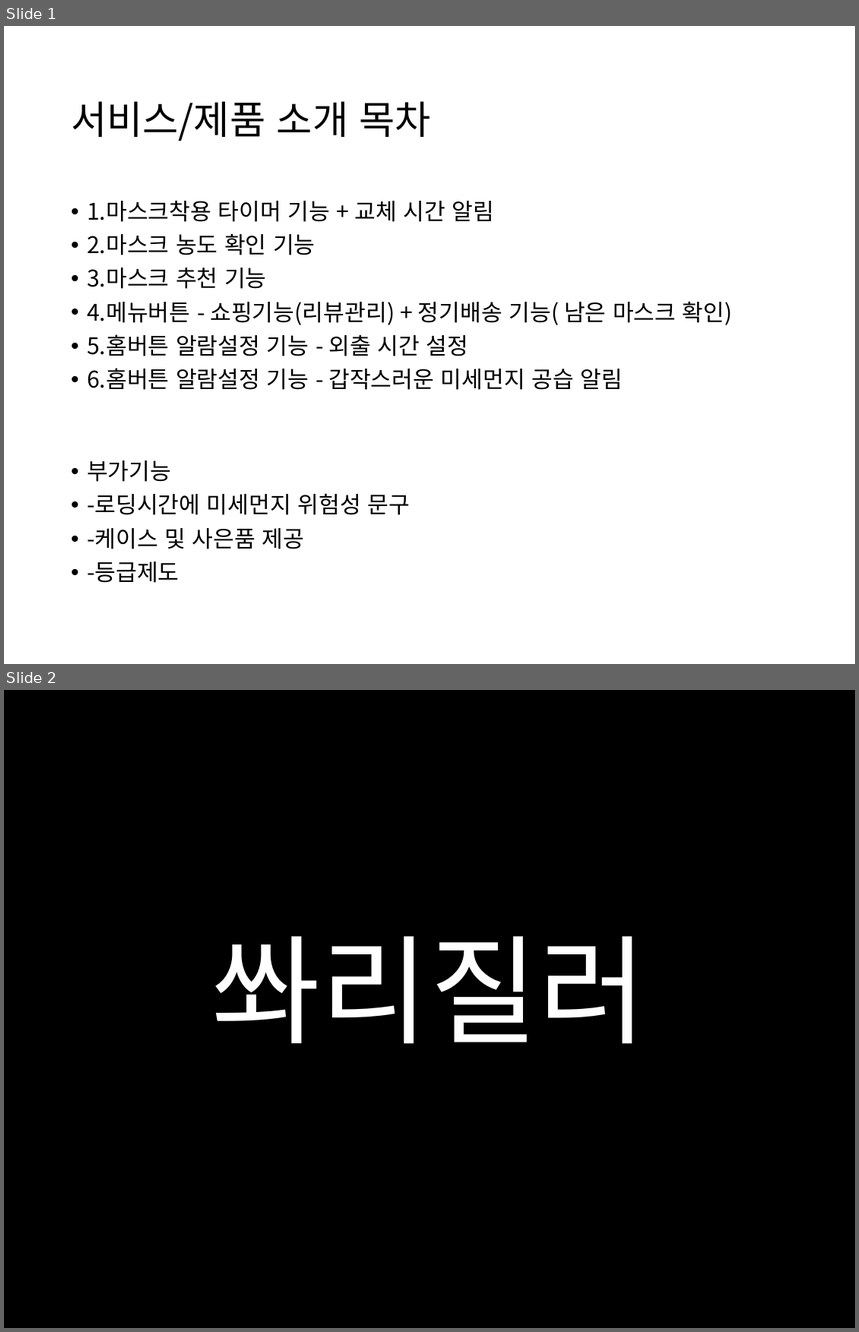
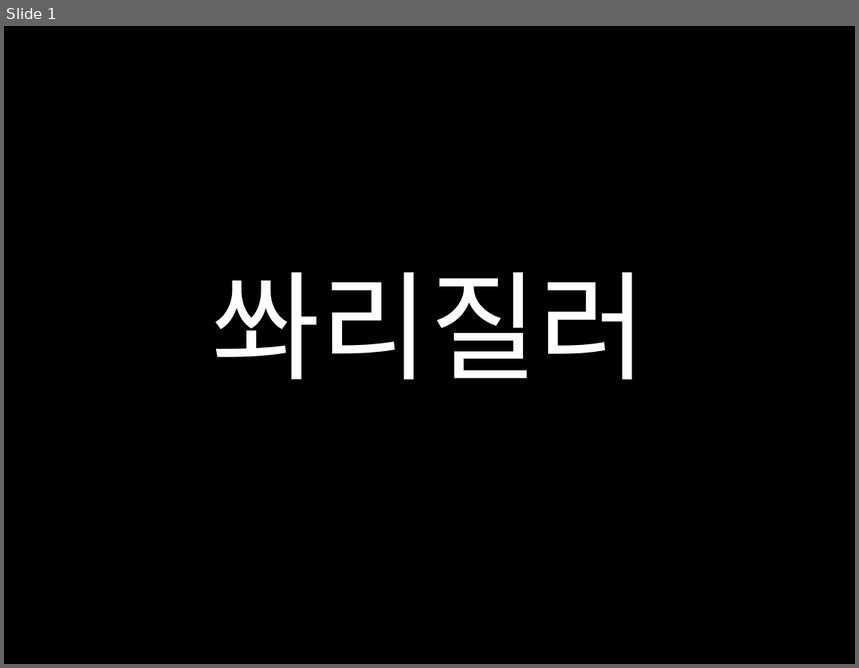
Before and after one commit to pasongsj/ideatone, a slide deck: ideatoneppt.pptx. Shown one above the other, each under a label of ours: slides 1 and 2 before the commit, slide 1 after it. The pictures are 859x1332 and 859x668 pixels, drawn with LibreOffice and Linux fonts; fonts in the diff are those of the drawing; background and template pictures are left out. Boxes give left, top, right and bottom in pixels: in the first picture for what was removed or moved away, otherwise in the second. Text is boxed around its words. In the diff, an @@ line names an element or a change of style, - is before the commit and + after.

```diff
--- a/ideatoneppt.pptx
+++ b/ideatoneppt.pptx
@@ slide 1 removed at [4, 26, 855, 664], background #FFFFFF @@
@@ title removed at [71, 101, 431, 142] @@
-서비스/제품 소개 목차
@@ text removed at [87, 201, 733, 583] @@
-• 1.마스크착용 타이머 기능 + 교체 시간 알림
-• 2.마스크 농도 확인 기능
-• 3.마스크 추천 기능
-• 4.메뉴버튼 - 쇼핑기능(리뷰관리) + 정기배송 기능( 남은 마스크 확인)
-• 5.홈버튼 알람설정 기능 - 외출 시간 설정
-• 6.홈버튼 알람설정 기능 - 갑작스러운 미세먼지 공습 알림
-• 부가기능
-• -로딩시간에 미세먼지 위험성 문구
-• -케이스 및 사은품 제공
-• -등급제도
@@ what was slide 2 is now slide 1 @@
```
Also in this commit, not shown: 4 slides changed, 7 other slides removed.
